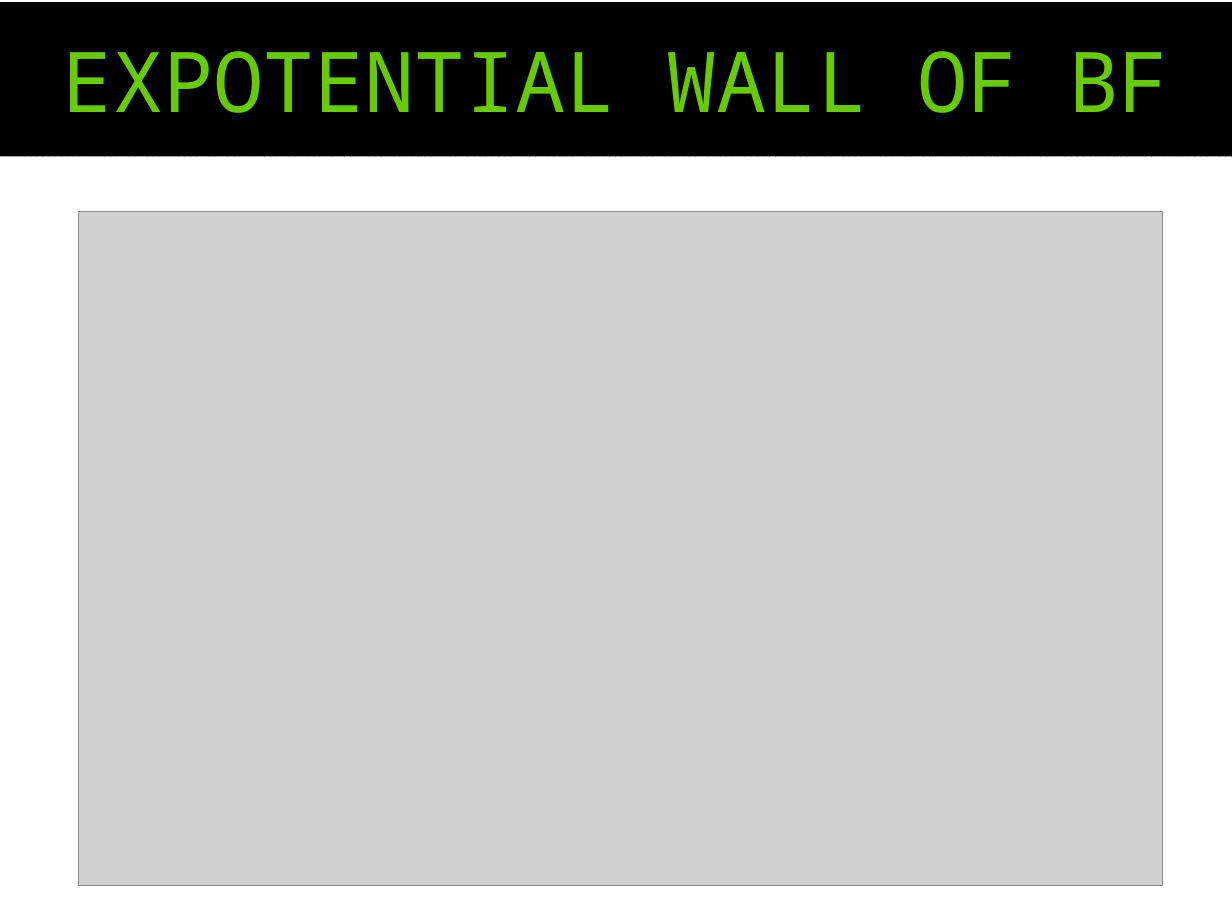
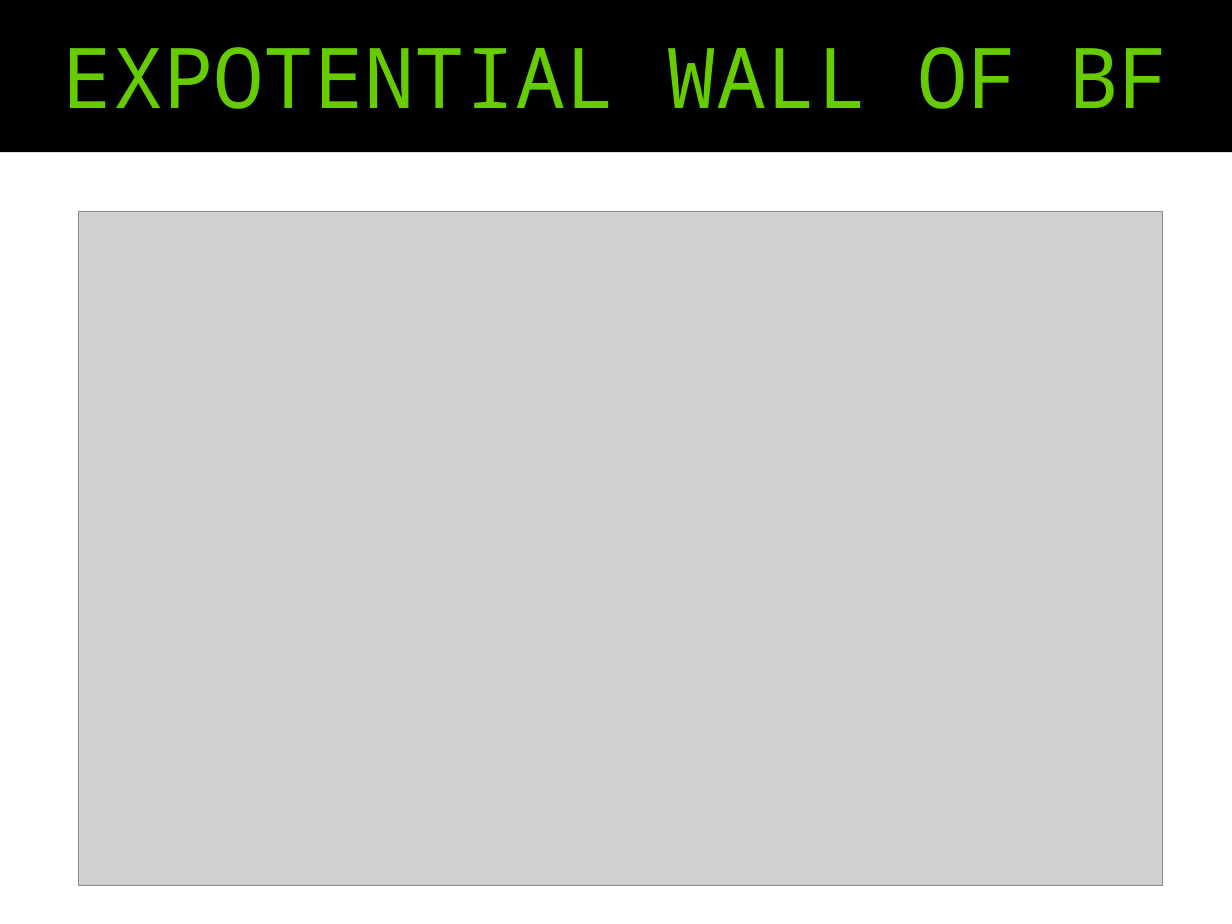
Before and after one commit to pjackowski/presentations, a slide deck: slide 60 of 04-password-security/04-password-security-slides.odp. Drawn at 1232x924 pixels with LibreOffice and Linux fonts; fonts in the diff are those of the drawing; grey boxes stand for pictures. Boxes give left, top, right and bottom in pixels: in the first picture for what was removed or moved away, otherwise in the second. Text is boxed around its words. In the diff, an @@ line names an element or a change of style, - is before the commit and + after.

```diff
--- a/04-password-security/04-password-security-slides.odp
+++ b/04-password-security/04-password-security-slides.odp
@@ title "EXPOTENTIAL WALL OF BF": place and size @@
-title "EXPOTENTIAL WALL OF BF" at box(0, 2, 1232, 157)
+title "EXPOTENTIAL WALL OF BF" at box(0, 0, 1232, 152)
```
Also in this commit, not shown: 6 other slides changed.
